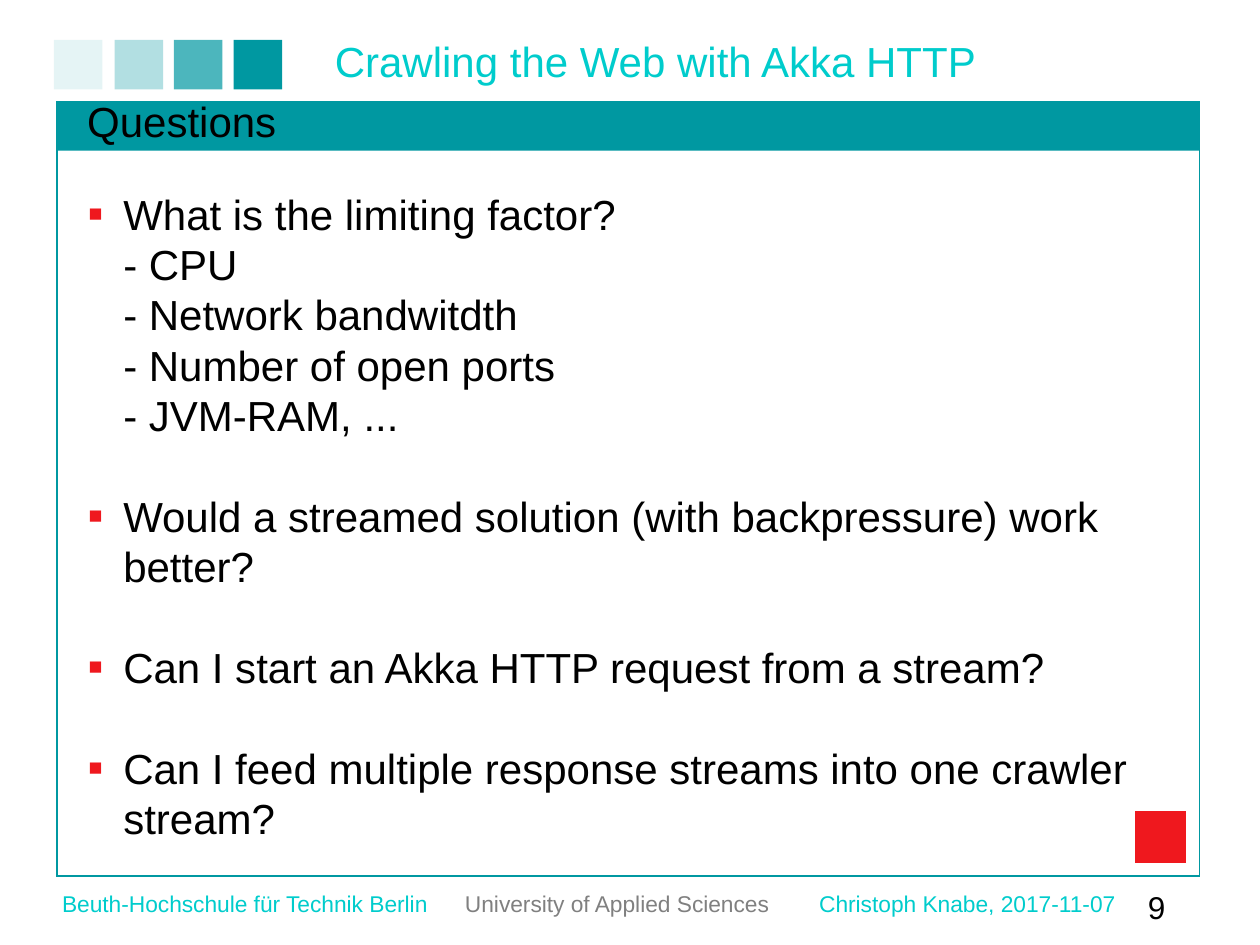
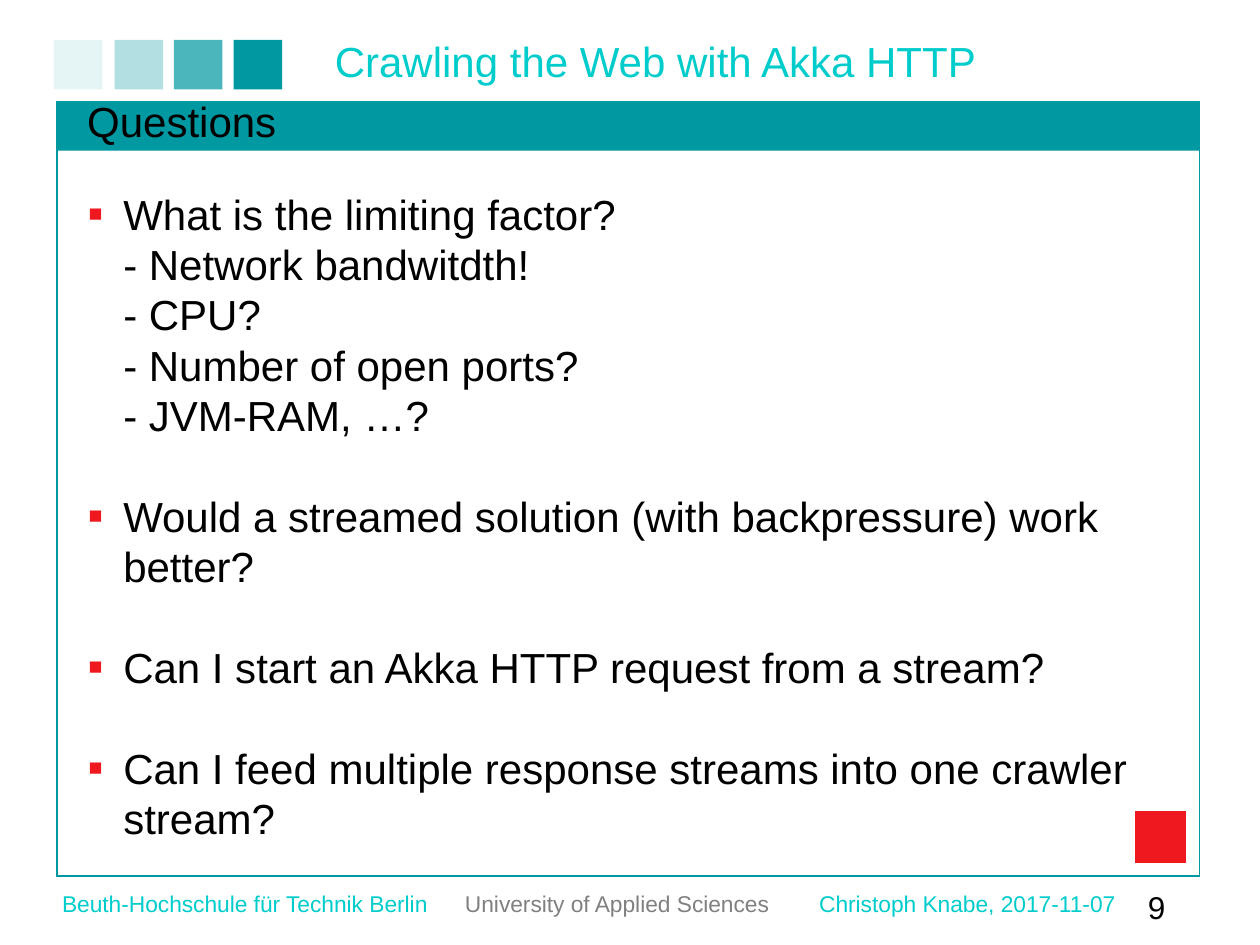
Before and after one commit to christophknabe/akka-crawl, a slide deck: slide 9 of src/doc/discussion.odp. Drawn at 1260x945 pixels with LibreOffice and Linux fonts; fonts in the diff are those of the drawing; background and template pictures are left out. Boxes give left, top, right and bottom in pixels: in the first picture for what was removed or moved away, otherwise in the second. Text is boxed around its words. In the diff, an @@ line names an element or a change of style, - is before the commit and + after.

```diff
--- a/src/doc/discussion.odp
+++ b/src/doc/discussion.odp
@@ text at (123,199,615,437): text changed @@
-■ What is the limiting factor?
-  - CPU
-  - Network bandwitdth
-  - Number of open ports
-  - JVM-RAM, ...
+■ What is the limiting factor?
+  - Network bandwitdth!
+  - CPU?
+  - Number of open ports?
+  - JVM-RAM, …?
```
Also in this commit, not shown: 2 other slides changed, 2 other files.
